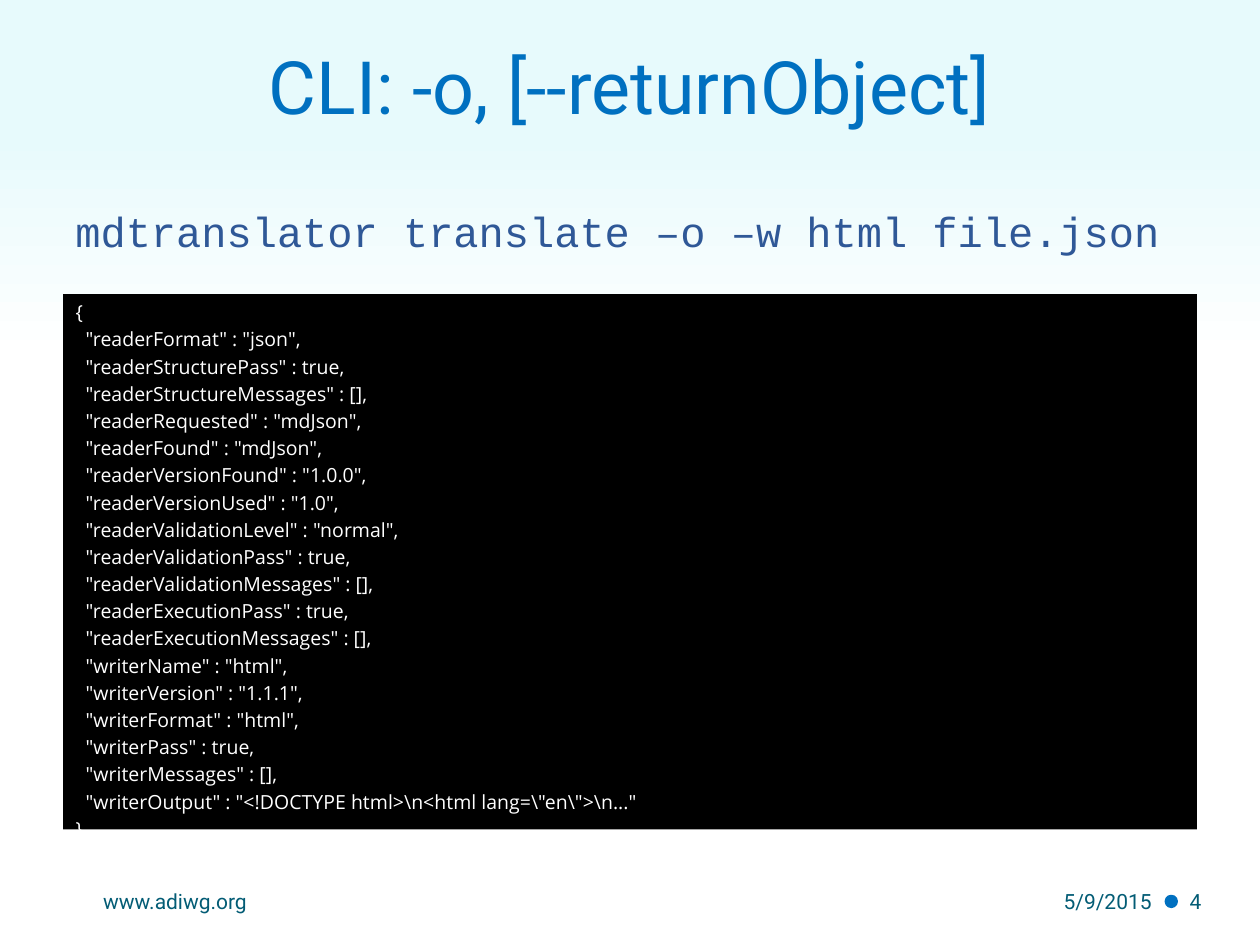
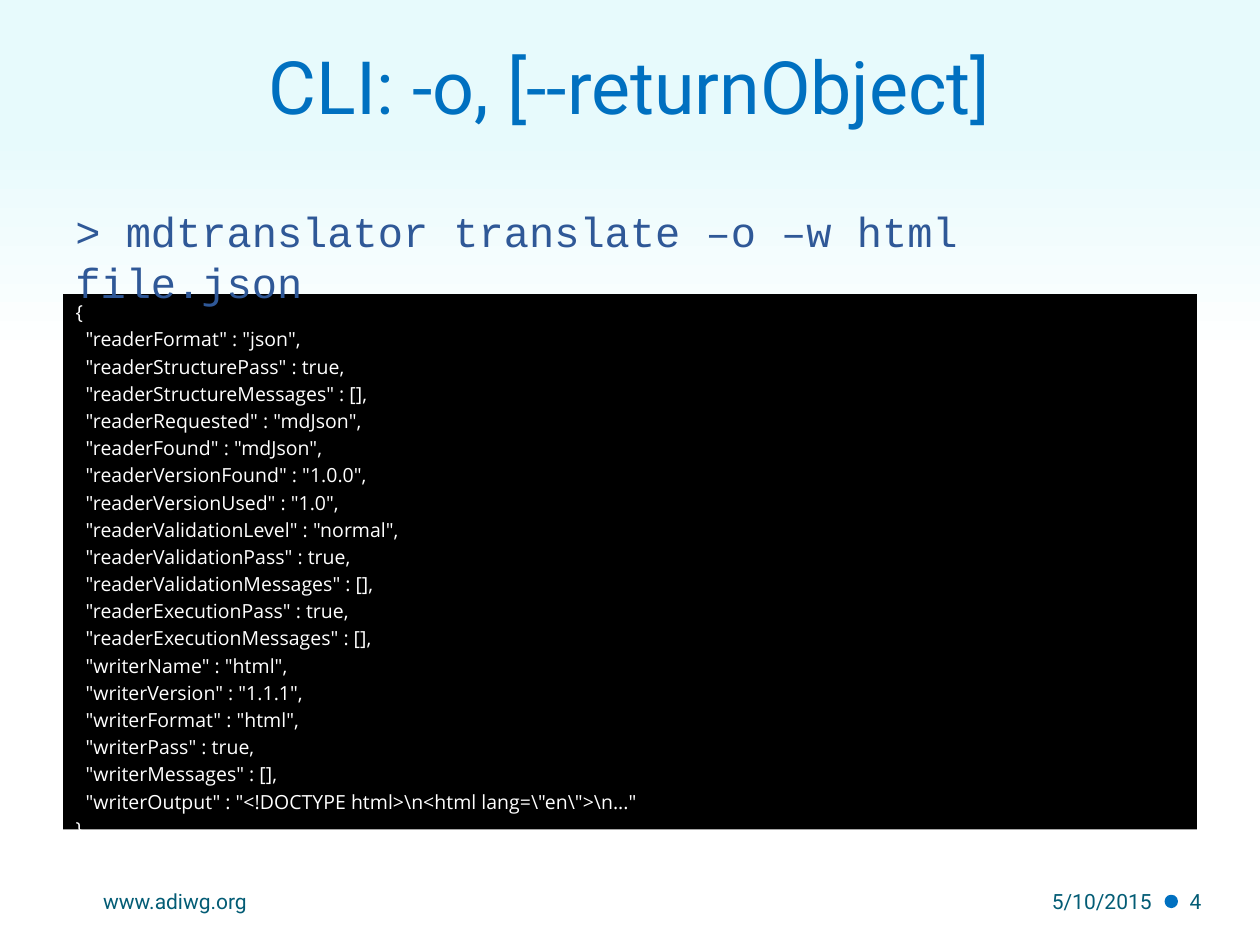
Before and after one commit to adiwg/mdWorkshop, a slide deck: slide 4 of S3.2-CLI_Integration.pptx. Drawn at 1260x945 pixels with LibreOffice and Linux fonts; fonts in the diff are those of the drawing; background and template pictures are left out. Boxes give left, top, right and bottom in pixels: in the first picture for what was removed or moved away, otherwise in the second. Text is boxed around its words. In the diff, an @@ line names an element or a change of style, - is before the commit and + after.

```diff
--- a/S3.2-CLI_Integration.pptx
+++ b/S3.2-CLI_Integration.pptx
@@ text at box(75, 217, 958, 310): text changed @@
-mdtranslator translate –o –w html file.json
+> mdtranslator translate –o –w html file.json
@@ text at box(1052, 894, 1152, 911): text changed @@
-5/9/2015
+5/10/2015
```
Also in this commit, not shown: 3 other slides changed, 1 slide added, 4 other files.
